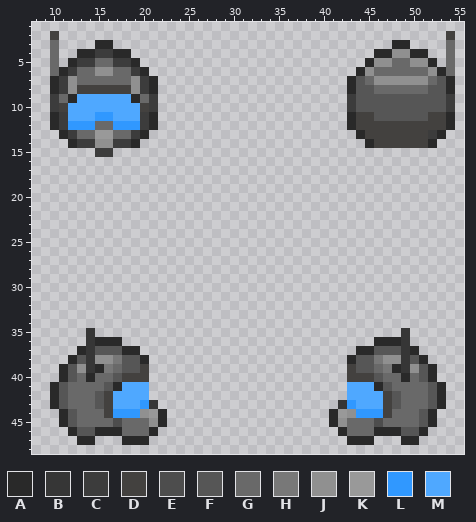
Pixel-art sprite: Resources/Textures/Clothing/Head/Helmets/eva_large.rsi/equipped-HELMET-resomi.png. The picture above was drawn from the file before the commit.
The file is 64x64 pixels. Colours within 5 levels of each other are drawn and written as one. Shown: x 8..55, y 1..48.
Palette (. is transparent): A #292929  B #363636  C #3c3c3c  D #43413f  E #4d4d4d  F #565656  G #696969  H #787878  J #909090  K #999999  L #3098ff  M #4fa8ff
Pixels before, first column x 10:
 2 D...........................................D
 3 G....AA...............................AA....G
 4 G..AACCAA...........................AAJJAA..G
 5 G.ACCGGCCA.........................AJJGGJJA.G
 6 GACGGJJGGCA.......................AJGGGGGGJAG
 7 ACJGGGGGGJCA.....................AFGJJJJJJGFA
 8 ACJDDDDDDJCA.....................AFFGGGGGGFFA
 9 CGAMMMMMMAGC.....................CFFFFFFFFFFC
10 CDMMMMMMMMDC.....................CFFFFFFFFFFC
11 ACMMMLLMMMCA.....................ADDFFFFFFDDA
12 ACLLLGGLLLCA.....................ADDDDDDDDDDA
13 .ACGGKKGGCA.......................ADDDDDDDCA.
14 ..ACCJJCCA.........................ADDDDDDA..
15 .....CC......................................
16 .............................................
17 .............................................
18 .............................................
19 .............................................
20 .............................................
21 .............................................
22 .............................................
23 .............................................
24 .............................................
25 .............................................
26 .............................................
27 .............................................
28 .............................................
29 .............................................
30 .............................................
31 .............................................
32 .............................................
33 .............................................
34 .............................................
35 ....B..................................B.....
36 ....BAAA............................AAAB.....
37 ...ABFFFAA........................AAFFFBA....
38 ..AFBJJHFFA......................AFFHJJBFA...
39 .AFJBAHGFFD......................DFFGHABJFA..
40 .AFGAGGFDDD......................DDDFGGAGFA..
41 AFGGGGFAMMM......................MMMAFGGGGFA.
42 AFGGGFDMMMM......................MMMMDFGGGFA.
43 AFGGGFDMMMLB....................BLMMMDFGGGFA.
44 .AFGGGDLLLJKA..................AKJLLLDGGGFA..
45 .AFGGGGEGGGJA..................AJGGGEGGGGFA..
46 ..AFFAAAGGGA....................AGGGAAAFFA...
47 ...AA...AAA......................AAA...AA....
And afterwards:
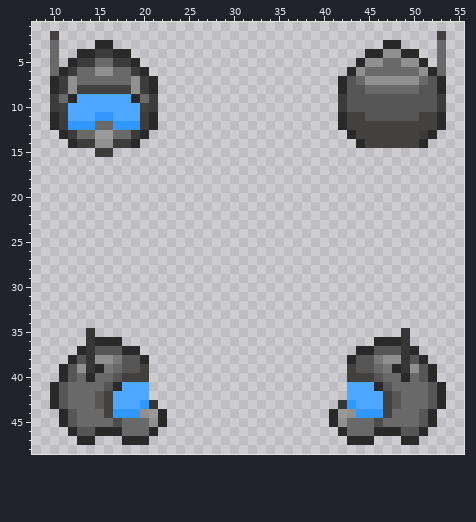
The commit says: Fixed the other EVA helmet. I almost forgot that there are two.
From old to new:
The author put colour A in row 3 at x 47; in row 4 at x 45; in row 5 at x 44; in row 6 at x 43; in rows 7 to 8 at x 42; in rows 11 to 12 at x 42.
The author put colour A in row 13 at x 43; in row 14 at x 44.
Colour C becomes colour A in row 13 at x 52.
Colour D becomes colour A in rows 11 to 12 at x 53; in row 14 at x 51.
Colour F becomes colour A in rows 7 to 8 at x 53.
Colour J becomes colour A in row 4 at x 49; in row 5 at x 51; in row 6 at x 52.
The author put colour C in rows 9 to 10 at x 42.
Colour D becomes colour C in row 13 at x 51.
Colour F becomes colour C in rows 9 to 10 at x 53.
The author put colour D in row 2 at x 53.
Colour A becomes colour D in rows 11 to 12 at x 43; in row 13 at x 44; in row 14 at x 45.
Colour F becomes colour D in row 11 at x 51.
Colour A becomes colour F in rows 7 to 8 at x 43.
Colour C becomes colour F in rows 9 to 10 at x 43.
Colour D becomes colour F in row 11 at x 45.
Colour G becomes colour F in row 7 at x 52; in row 8 at x 51.
The author put colour G in rows 3 to 5 at x 53.
Colour A becomes colour G in row 6 at x 53.
Colour F becomes colour G in row 7 at x 44; in row 8 at x 45.
Colour J becomes colour G in row 5 at x 47; in row 6 at x 45; in row 7 at x 51.
Colour A becomes colour J in row 4 at x 47; in row 5 at x 45; in row 6 at x 44.
Colour G becomes colour J in row 5 at x 49; in row 6 at x 51; in row 7 at x 45.
Colour A is gone in row 3 at x 49; in row 4 at x 51; in row 5 at x 52; in rows 7 to 8 at x 54; in rows 11 to 12 at x 54; in row 13 at x 53.
Colour A is gone in row 14 at x 52.
Colour C is gone in rows 9 to 10 at x 54.
Colour D is gone in row 2 at x 54.
Colour G is gone in rows 3 to 6 at x 54.
Where, in picture pixels (left, top, right, bottom), the same in both pictures:
changed: (338, 31, 455, 148)
